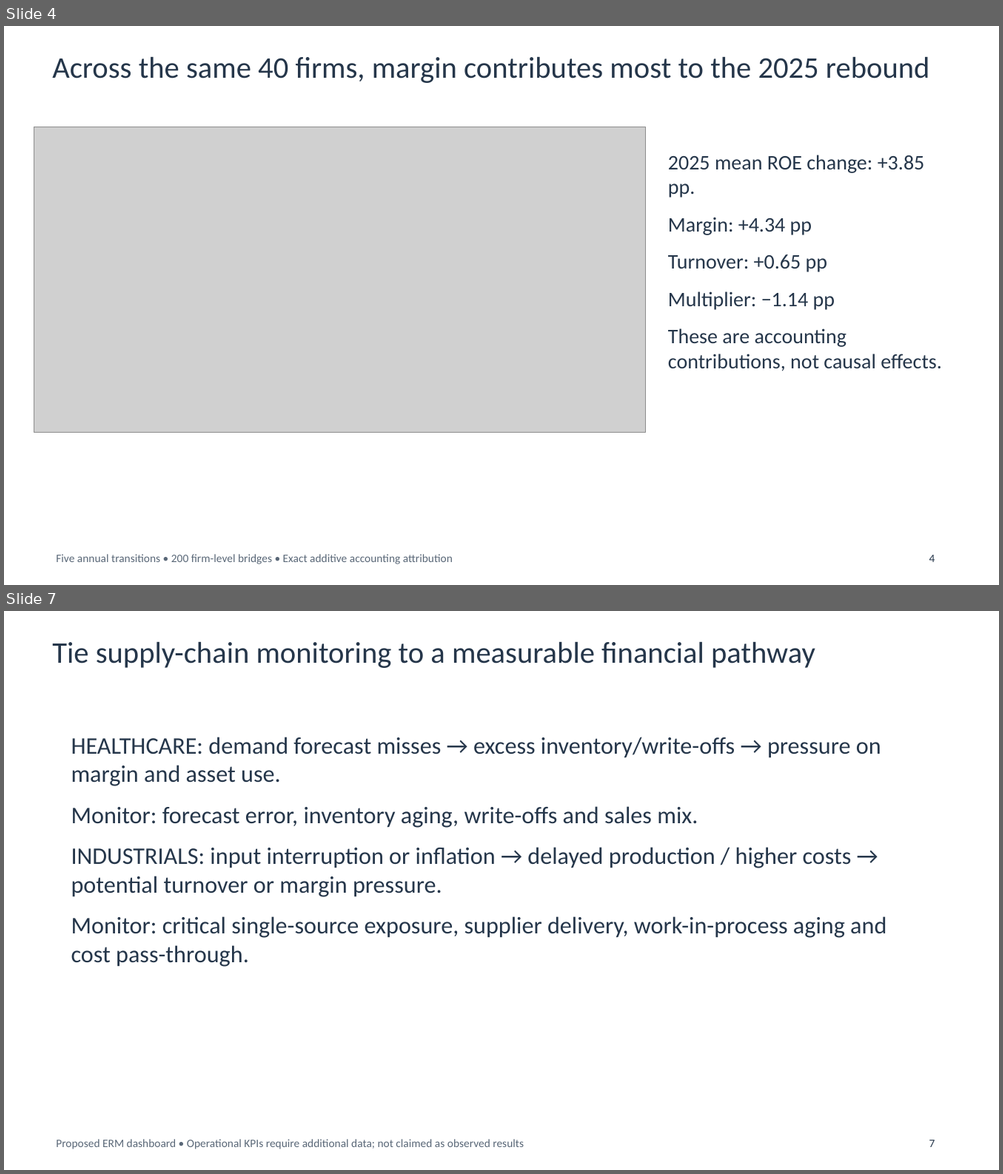
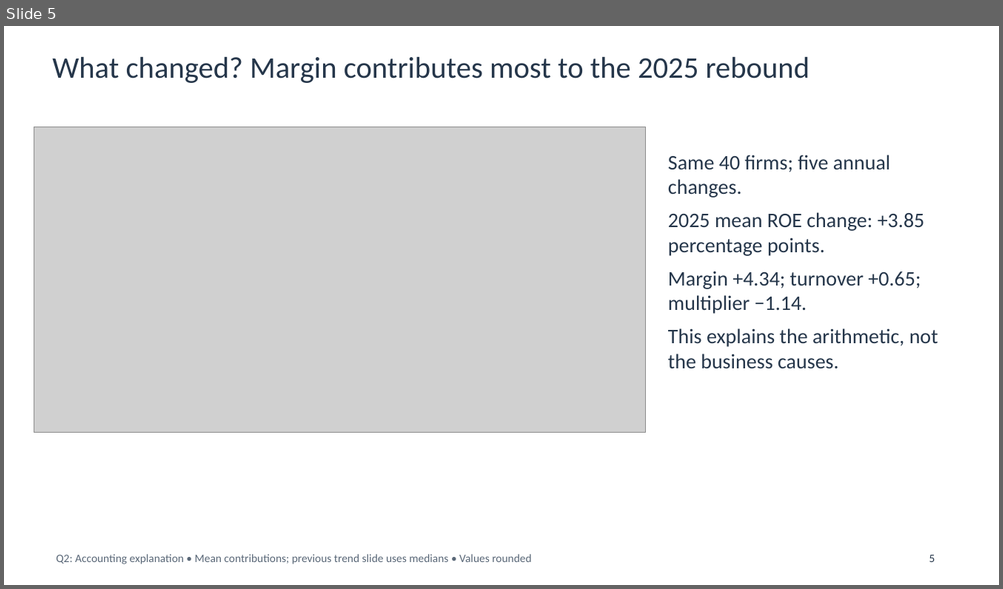
Before and after one commit to chocojawns/DA401, a slide deck: presentations/homework5_team/Homework5_Team_10_Slides.pptx. Shown one above the other, each under a label of ours: slides 4 and 7 before the commit, slide 5 after it; the slides between them are not shown. The pictures are 1003x1174 and 1003x589 pixels, drawn with LibreOffice and Linux fonts; fonts in the diff are those of the drawing; grey boxes stand for pictures. Boxes give left, top, right and bottom in pixels: in the first picture for what was removed or moved away, otherwise in the second. Text is boxed around its words. In the diff, an @@ line names an element or a change of style, - is before the commit and + after.

```diff
--- a/presentations/homework5_team/Homework5_Team_10_Slides.pptx
+++ b/presentations/homework5_team/Homework5_Team_10_Slides.pptx
@@ slide 7 removed at [4, 611, 999, 1170], background #FFFFFF @@
@@ text removed at [52, 641, 815, 668] @@
-Tie supply-chain monitoring to a measurable financial pathway
@@ text removed at [71, 737, 886, 967] @@
-HEALTHCARE: demand forecast misses → excess inventory/write-offs → pressure on margin and asset use.
-Monitor: forecast error, inventory aging, write-offs and sales mix.
-INDUSTRIALS: input interruption or inflation → delayed production / higher costs → potential turnover or margin pressure.
-Monitor: critical single-source exposure, supplier delivery, work-in-process aging and cost pass-through.
@@ text removed at [56, 1139, 523, 1150] @@
-Proposed ERM dashboard • Operational KPIs require additional data; not claimed as observed results
@@ text removed at [929, 1140, 935, 1147] @@
-7
@@ what was slide 4 is now slide 5 @@
@@ slide 5 changed as well @@
@@ text at [52, 56, 810, 83]: text changed @@
-Across the same 40 firms, margin contributes most to the 2025 rebound
+What changed? Margin contributes most to the 2025 rebound
@@ text at [668, 155, 938, 369]: text changed @@
-2025 mean ROE change: +3.85 pp.
-Margin: +4.34 pp
-Turnover: +0.65 pp
-Multiplier: −1.14 pp
-These are accounting contributions, not causal effects.
+Same 40 firms; five annual changes.
+2025 mean ROE change: +3.85 percentage points.
+Margin +4.34; turnover +0.65; multiplier −1.14.
+This explains the arithmetic, not the business causes.
@@ text at [56, 554, 531, 565]: text changed @@
-Five annual transitions • 200 firm-level bridges • Exact additive accounting attribution
+Q2: Accounting explanation • Mean contributions; previous trend slide uses medians • Values rounded
@@ text at [929, 555, 935, 562]: text changed @@
-4
+5
```
Also in this commit, not shown: 4 other slides changed, 5 slides added, 4 other slides removed, 2 other files.
